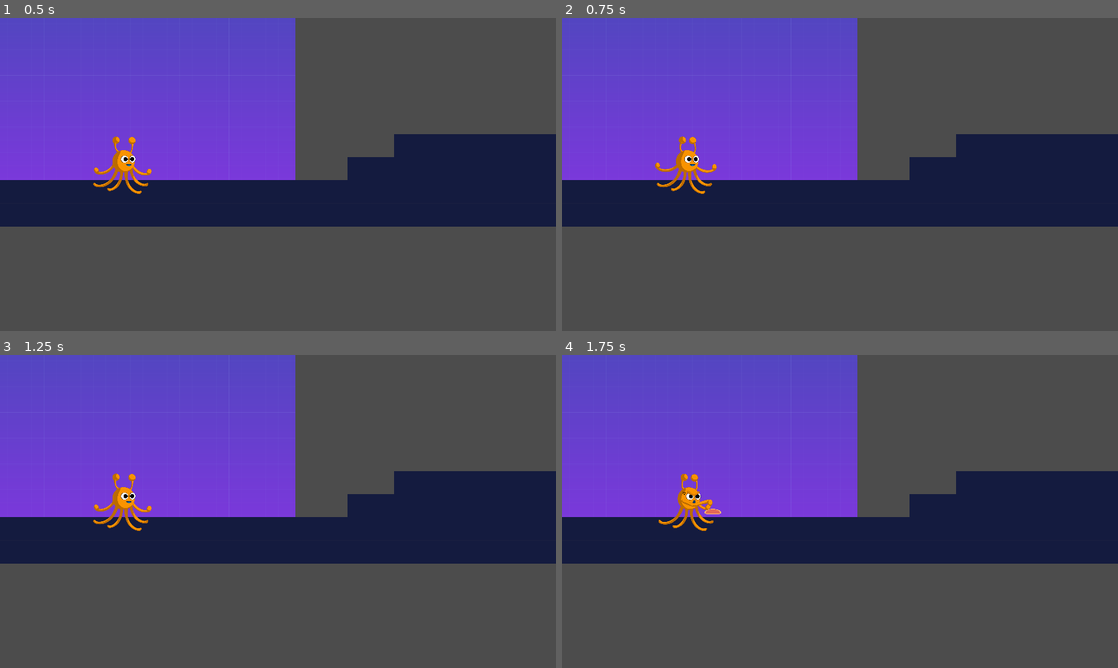
Above: before the commit, frames 1-4 (two rows, left to right).
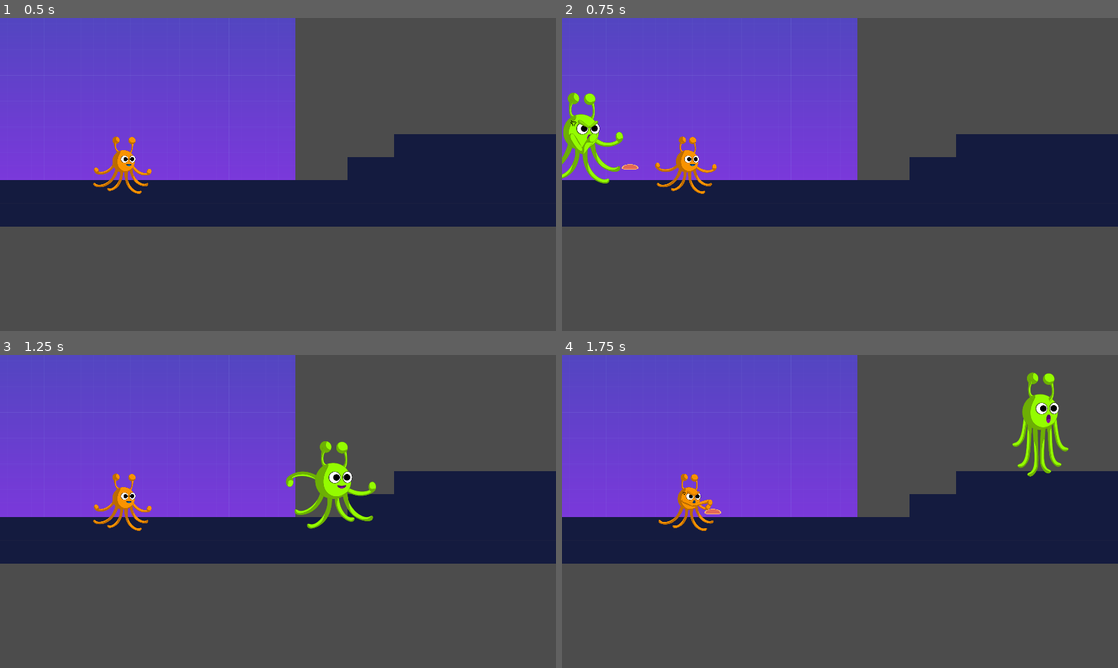
Above: after the commit, the same moments.

Repository: kigari94/IAS
Game: Godot game, scene res://src/Levels/Level01.tscn
Two runs of this game, one before a commit and one after it. Both use one fixed random seed, a clock stepped at 60 frames per second and the inputs below. This scene is started directly instead of the project's main scene.
Inputs:
- Up to frame 1 (0.5 s): no input
- Up to frame 2 (0.75 s): hold D (move_right) from 0.53 s (still down); hold Space (attack) from 0.53 s (still down)
- Up to frame 3 (1.25 s): keep holding D (move_right); keep holding Space (attack); tap W (jump) at 0.77 s
- Up to frame 4 (1.75 s): keep holding D (move_right); release Space (attack) at 1.28 s; tap Keypad Enter (attack_p2) at 1.35 s; tap W (jump) at 1.52 s

Frame 1 is identical in both runs. In frame 2, 1.3% of the frame differs, in the area x 0-14%, y 23-53%; in frame 3, 1.4%; in frame 4, 1.4%, in the area x 81-92%, y 5-39%.
Error before the commit: Attempt to call function 'set_target' in base 'null instance' on a null instance. (res://src/Actors/Player.gd:126)

Commit message:
fixing collider

Diff:
--- a/src/Actors/Player.tscn
+++ b/src/Actors/Player.tscn
@@ -140,7 +140,7 @@
 position = Vector2( 0, -47 )
 
 [node name="WeaponAnchorPoint" type="Node2D" parent="WeaponSpawnLocation"]
-position = Vector2( 78, 2 )
+position = Vector2( 160, 2 )
 
 [node name="AnimationPlayer" type="AnimationPlayer" parent="."]
 playback_speed = 2.0
